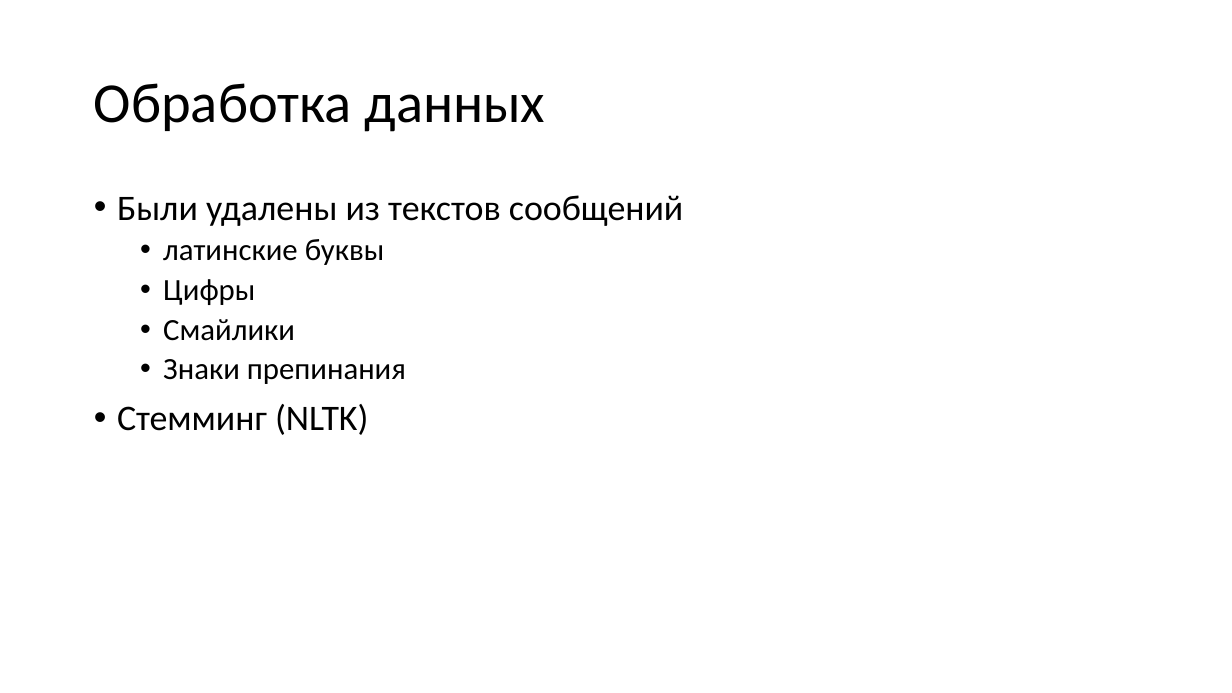
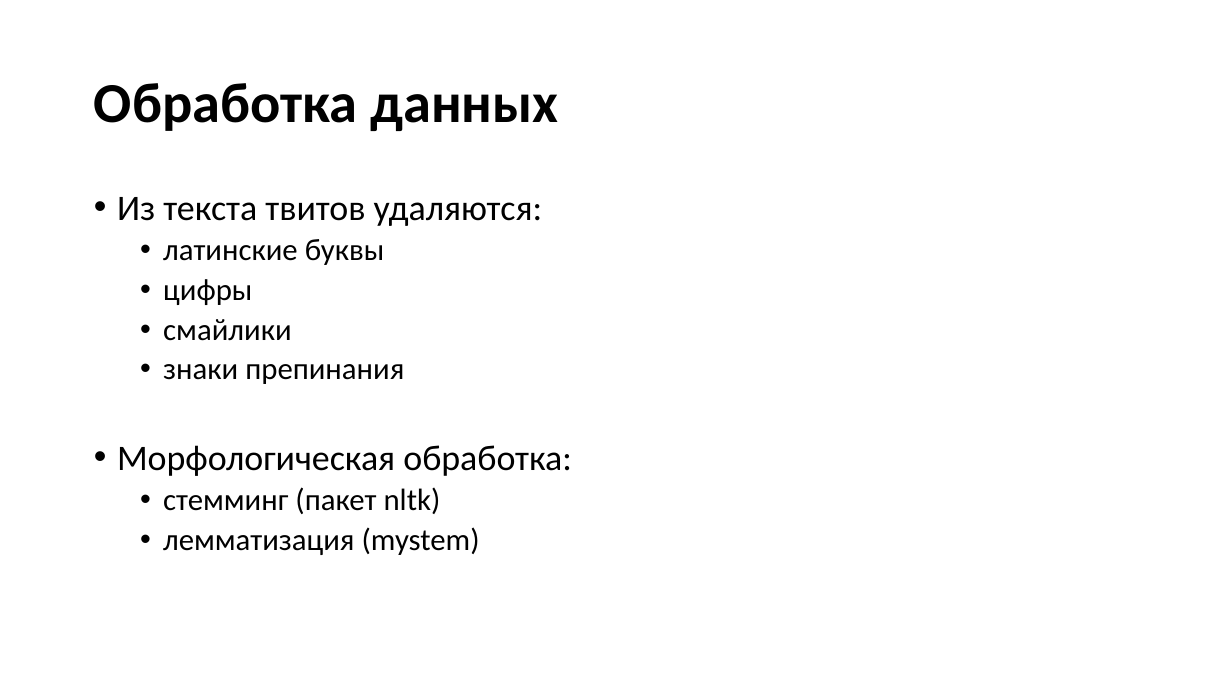
Before and after one commit to LoskutovAnton/Tweets-Sentiment-Analysis, a slide deck: slide 3 of twiton.pptx. Drawn at 1232x693 pixels with LibreOffice and Linux fonts; fonts in the diff are those of the drawing; background and template pictures are left out. Boxes give left, top, right and bottom in pixels: in the first picture for what was removed or moved away, otherwise in the second. Text is boxed around its words. In the diff, an @@ line names an element or a change of style, - is before the commit and + after.

```diff
--- a/twiton.pptx
+++ b/twiton.pptx
@@ title "Обработка данных" at box(94, 83, 558, 131): bold on @@
@@ text at box(117, 197, 542, 226): text changed @@
-• Были удалены из текстов сообщений
+• Из текста твитов удаляются:
@@ text at box(117, 279, 572, 555): text changed @@
-  • Цифры
-  • Смайлики
-  • Знаки препинания
-• Стемминг (NLTK)
+  • цифры
+  • смайлики
+  • знаки препинания
+• Морфологическая обработка:
+  • стемминг (пакет nltk)
+  • лемматизация (mystem)
```
Also in this commit, not shown: 6 other slides changed, 8 slides added, 6 slides removed, 1 other file.
